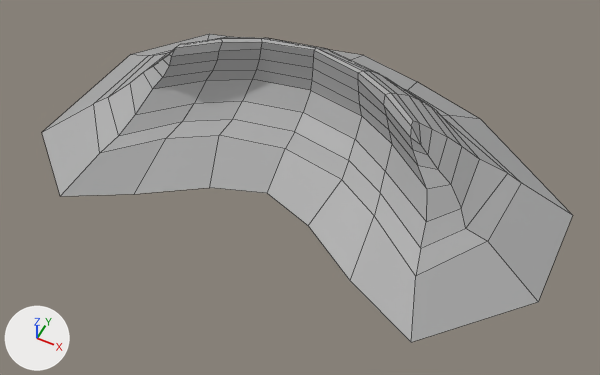
The FBX model Assets/Models/HalfpipeNewHi.fbx, before and after one commit.
Both versions are drawn from a 50 mm camera at (0.105, -0.191, 0.226) aimed at (0.01, -0.001, -0.011). The lights are fixed; the arrows at lower left show +X, +Y and +Z. Mesh edges are drawn as thin lines. Where no turn or scale is listed for an object, it has been applied to the vertices.

The first picture shows 'Halfpipe_Lo'.
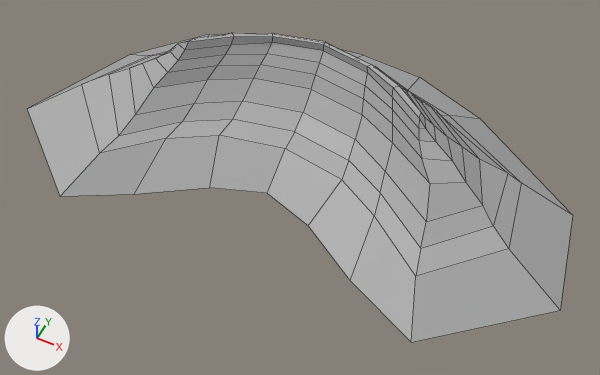
Commit message: changed Halfpipe again

What changed in the scene script:
```text
Change me_mesh:
    used by ob_halfpipe_lo; location = (0.0, 0.0, 0.0136)
    remove me_mesh.from_pydata(...)  # 142 vertices, 134 faces; spans x -0.097..0.107, y -0.046..0.082, z -0.027..0.015
    add me_mesh.from_pydata(...)  # 142 vertices, 134 faces; spans x -0.111..0.113, y -0.046..0.082, z -0.027..0.012
    me_mesh part 1: 67 of 142 vertices moved; they spanned x -0.097..0.106, y -0.022..0.042, z -0.024..0.015 and now span x -0.111..0.113, y -0.013..0.044, z -0.024..0.012; mean shift (0.0, 0.006, -0.001); largest move (-0.097, -0.022, -0.024) -> (-0.111, -0.013, -0.024)
    me_mesh part 2
    me_mesh.vertices[72].co: (-0.028, 0.076, -0.025) -> (-0.028, 0.079, -0.025)  # pixel (302, 45) -> not seen
    me_mesh part 3
    me_mesh.vertices[97].co: (0.028, 0.076, -0.025) -> (0.028, 0.079, -0.025)  # pixel (417, 81) -> pixel (419, 77)
    me_mesh part 4: edges marked sharp go from 259 to 255
```

Boxes [x1, y1, x2, y2] around the edits, measured in the pictures (600 x 375 px; the box of a moved part takes in the faces that stretch with it):
'Halfpipe_Lo', reshaped
    before: [42, 34, 573, 342]
    after: [27, 33, 573, 342]
part 1 of me_mesh, moved or reshaped
    before: [42, 37, 573, 342]
    after: [27, 33, 573, 342]
part 2 of me_mesh, moved or reshaped
    before: [207, 34, 363, 60]
    after: [209, 34, 363, 58]
part 3 of me_mesh, moved or reshaped
    before: [352, 55, 479, 119]
    after: [358, 55, 480, 119]
part 4 of me_mesh, shading changed
    both: [61, 34, 571, 342]
